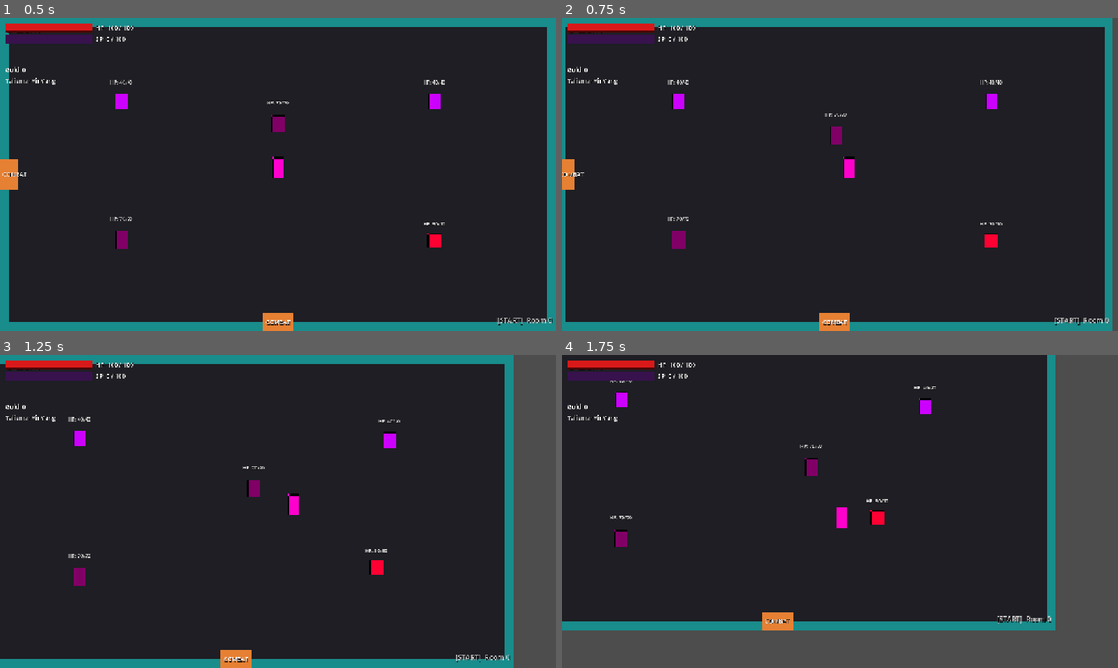
Above: before the commit, frames 1-4 (two rows, left to right).
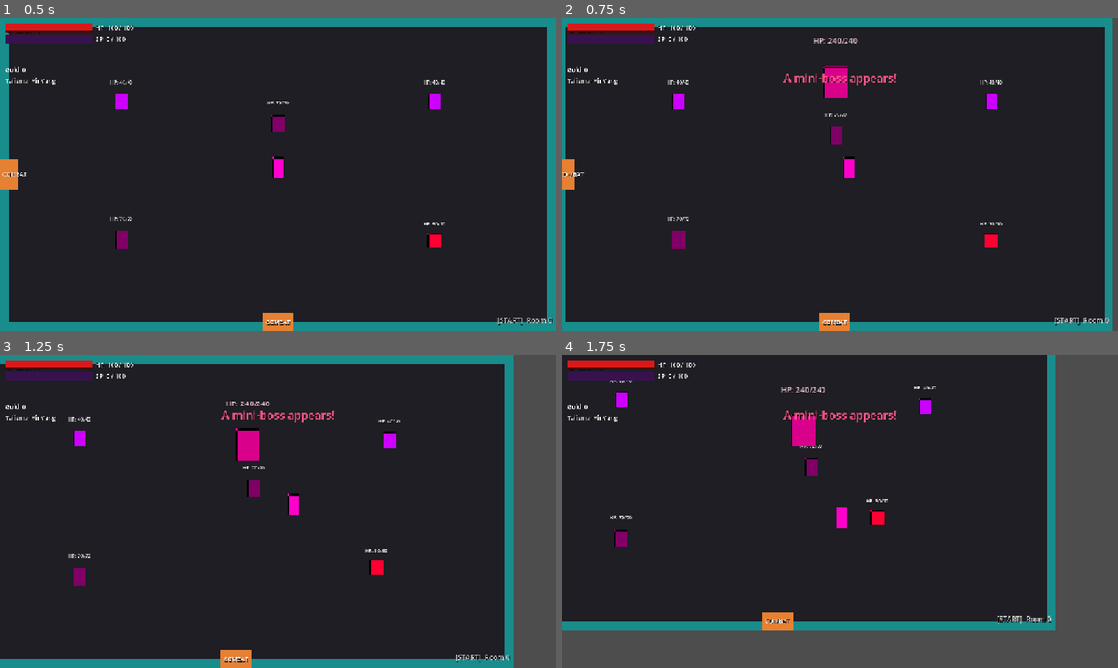
Above: after the commit, the same moments.

Repository: KarnamV/chan-inspo
Game: Godot game, scene res://scenes/TestRoom.tscn
Two runs of this game, one before a commit and one after it. Both use one fixed random seed, a clock stepped at 60 frames per second and the inputs below.
Inputs:
- Up to frame 1 (0.5 s): no input
- Up to frame 2 (0.75 s): tap Enter at 0.5 s; hold D (move_right) from 0.53 s (still down); tap M at 0.6 s
- Up to frame 3 (1.25 s): keep holding D (move_right)
- Up to frame 4 (1.75 s): release D (move_right) at 1.28 s; hold S (move_down) from 1.28 s (still down); tap V (attack_dash) at 1.35 s; tap M at 1.55 s

Frame 1 is identical in both runs. In frame 2, 0.8% of the frame differs, in the area x 39-61%, y 6-26%; in frame 3, 0.8%, in the area x 39-61%, y 14-34%; in frame 4, 0.8%.

Commit message:
Add realm-boundary mini-bosses (Phase 3)
MiniBoss.gd extends PossessedWarrior to reuse its melee windup->strike FSM,
buffed to 240 HP / 28 dmg / 1.6x scale. MiniBoss.tscn mirrors the warrior's
node layout (the shared FSM needs MeleeHitbox). Spawns on entering an ELITE
or BOSS room (or debug key M), is counted toward room-clear, and routes its
death through the shared handler.

Killing it grants a guaranteed reward (flagged via is_miniboss): a random
talisman (Tiger Fang / Snake Coil) or a permanent buff (+15% damage or
+25 Max HP), plus a 45-gold burst. A fading HUD banner announces spawn and
reward via _announce().

Co-Authored-By: Claude Opus 4.8 <noreply@anthropic.com>

Diff:
--- /dev/null
+++ b/game/scenes/MiniBoss.tscn
@@ -0,0 +1,50 @@
+; MiniBoss.tscn — realm-boundary mini-boss.
+; Same node layout as PossessedWarrior (MeleeHitbox required by the shared FSM),
+; but larger shapes and the MiniBoss.gd script. Stats/scale set in _ready.
+
+[gd_scene load_steps=6 format=3 uid="uid://miniboss_scene"]
+
+[ext_resource type="Script" path="res://scripts/MiniBoss.gd" id="1_mb_script"]
+
+[sub_resource type="PlaceholderTexture2D" id="2_mb_tex"]
+size = Vector2(34, 46)
+
+[sub_resource type="RectangleShape2D" id="3_col_shape"]
+size = Vector2(34, 46)
+
+[sub_resource type="RectangleShape2D" id="4_melee_shape"]
+size = Vector2(48, 36)
+
+[sub_resource type="LabelSettings" id="5_label_settings"]
+font_size = 11
+font_color = Color(1.0, 0.85, 0.9, 1.0)
+outline_size = 3
+outline_color = Color(0.0, 0.0, 0.0, 1.0)
+
+[node name="MiniBoss" type="CharacterBody2D"]
+script = ExtResource("1_mb_script")
+
+[node name="Sprite2D" type="Sprite2D" parent="."]
+modulate = Color(0.85, 0.15, 0.55, 1.0)
+texture = SubResource("2_mb_tex")
+offset = Vector2(0, -12)
+
+[node name="CollisionShape2D" type="CollisionShape2D" parent="."]
+shape = SubResource("3_col_shape")
+position = Vector2(0, -12)
+
+[node name="HPLabel" type="Label" parent="."]
+position = Vector2(-32, -78)
+size = Vector2(64, 16)
+label_settings = SubResource("5_label_settings")
+text = "HP: 240/240"
+horizontal_alignment = 1
+
+[node name="MeleeHitbox" type="Area2D" parent="."]
+position = Vector2(0, 32)
+monitoring = false
+monitorable = false
+
+[node name="MeleeShape" type="CollisionShape2D" parent="MeleeHitbox"]
+shape = SubResource("4_melee_shape")
+disabled = true
--- /dev/null
+++ b/game/scripts/MiniBoss.gd
@@ -0,0 +1,30 @@
+## MiniBoss.gd — realm-boundary mini-boss.
+##
+## Reuses PossessedWarrior's melee windup→strike FSM but is much tougher, larger,
+## and hits harder. Guarantees a reward on death: TestRoom checks `is_miniboss`
+## in _on_enemy_died and grants a talisman or a permanent upgrade plus bonus gold.
+
+extends "res://scripts/PossessedWarrior.gd"
+
+## Marker read by TestRoom to award the guaranteed reward.
+var is_miniboss: bool = true
+
+
+func _ready() -> void:
+	# PossessedWarrior._ready sets the base warrior stats + wires the melee hitbox
+	# and calls EnemyBase._ready (which sets current_hp = max_hp). We call it first,
+	# then override with beefed-up mini-boss numbers.
+	super._ready()
+
+	max_hp       = 240
+	current_hp   = max_hp
+	move_speed   = 130.0
+	attack_dmg   = 28
+	detect_range = 560.0
+	attack_range = 62.0
+	gold_reward  = 45
+	_refresh_label()
+
+	# Larger, menacing violet-red presence.
+	scale = Vector2(1.6, 1.6)
+	sprite.modulate = Color(0.85, 0.15, 0.55, 1.0)
--- a/game/scripts/TestRoom.gd
+++ b/game/scripts/TestRoom.gd
@@ -16,6 +16,9 @@
 const GoldPickupScript      = preload("res://scripts/GoldPickup.gd")
 const ShopUIScript          = preload("res://scripts/ShopUI.gd")
 const ShrineUIScript        = preload("res://scripts/ShrineUI.gd")
+const TigerFangScript       = preload("res://scripts/TigerFang.gd")
+const SnakeCoilScript       = preload("res://scripts/SnakeCoil.gd")
+const MiniBossScene         = preload("res://scenes/MiniBoss.tscn")
 const HUDScene              = preload("res://scenes/HUD.tscn")
 
 # YinYang ref kept for stance-label callbacks (it has stance_display_text()).
@@ -32,6 +35,9 @@
 
 # Overlay guard — only one interactive overlay (shop/shrine) open at a time.
 var _overlay_open: bool = false
+
+# Mini-boss guard — at most one realm-boundary mini-boss active at a time.
+var _miniboss_alive: bool = false
 
 # Fade overlay for death sequence (separate from RoomManager's per-room fader).
 var _death_canvas: CanvasLayer = null
@@ -148,6 +154,11 @@
 	print("[TestRoom] Enemy down (%d / %d)." % [_enemies_dead, _total_enemies])
 
 	_drop_gold(enemy)
+
+	# Mini-bosses drop a guaranteed reward on top of their gold.
+	if "is_miniboss" in enemy and enemy.is_miniboss:
+		_miniboss_alive = false
+		_grant_miniboss_reward()
 
 	if _enemies_dead >= _total_enemies:
 		_on_room_cleared()
@@ -222,12 +233,15 @@
 	var stance_text: String = _yin_yang.stance_display_text() if _yin_yang != null else ""
 	stance_label.text = "%s  |  [%s]" % [stance_text, room_data.type_name()]
 
-	# Interstitial rooms open their overlay on entry.
+	# Interstitial rooms open their overlay on entry; realm-boundary rooms
+	# (ELITE / BOSS) spawn a mini-boss guarding a guaranteed reward.
 	match room_data.type:
 		RoomData.RoomType.SHOP:
 			_open_shop()
 		RoomData.RoomType.SHRINE:
 			_open_shrine()
+		RoomData.RoomType.ELITE, RoomData.RoomType.BOSS:
+			_spawn_miniboss()
 
 
 # ---------------------------------------------------------------------------
@@ -244,6 +258,8 @@
 			_open_shop()
 		KEY_N:
 			_open_shrine()
+		KEY_M:
+			_spawn_miniboss()
 
 
 func _open_shop() -> void:
@@ -270,6 +286,65 @@
 
 func _on_overlay_closed() -> void:
 	_overlay_open = false
+
+
+# ---------------------------------------------------------------------------
+# Mini-boss (realm boundary)
+# ---------------------------------------------------------------------------
+
+func _spawn_miniboss() -> void:
+	if _miniboss_alive:
+		return
+	_miniboss_alive = true
+
+	var boss: Node = MiniBossScene.instantiate()
+	boss.name = "MiniBoss"
+	boss.position = Vector2(640, 150)
+	enemies_container.add_child(boss)
+
+	# Count it toward room-clear and route its death through the shared handler.
+	_total_enemies += 1
+	boss.enemy_died.connect(_on_enemy_died)
+
+	_announce("A mini-boss appears!", Color(1.0, 0.35, 0.55))
+
+
+## Guaranteed mini-boss reward: a talisman OR a permanent upgrade (design:
+## "Drop guaranteed talisman/upgrade"). Bonus gold comes from its gold_reward.
+func _grant_miniboss_reward() -> void:
+	if randi() % 2 == 0 and _talisman_manager != null:
+		var scripts: Array = [TigerFangScript, SnakeCoilScript]
+		var s: Script = scripts[randi() % scripts.size()]
+		var t: Node = s.new()
+		t.name = s.resource_path.get_file().get_basename()
+		player.add_child(t)
+		_talisman_manager.add_talisman(t)
+		_announce("Reward: %s talisman!" % t.name, Color(0.7, 0.85, 1.0))
+	elif randi() % 2 == 0:
+		player.permanent_damage_mult *= 1.15
+		_announce("Reward: +15% damage!", Color(1.0, 0.8, 0.3))
+	else:
+		player.add_max_hp(25)
+		_announce("Reward: +25 Max HP!", Color(0.6, 1.0, 0.6))
+
+
+## Show a large centred banner on the HUD that fades out after a couple seconds.
+func _announce(text: String, color: Color = Color.WHITE) -> void:
+	var label: Label = Label.new()
+	label.text = text
+	label.add_theme_font_size_override("font_size", 26)
+	label.add_theme_color_override("font_color", color)
+	label.add_theme_color_override("font_shadow_color", Color(0, 0, 0, 0.9))
+	label.position = Vector2(240, 120)
+	label.size = Vector2(800, 40)
+	label.horizontal_alignment = HORIZONTAL_ALIGNMENT_CENTER
+	var hud: CanvasLayer = $HUD
+	hud.add_child(label)
+
+	var tween: Tween = create_tween()
+	tween.tween_interval(2.0)
+	tween.tween_property(label, "modulate:a", 0.0, 0.8)
+	tween.tween_callback(label.queue_free)
 
 
 func _on_active_talisman_changed(talisman: Node) -> void:
Not shown, changed: kanban.html
